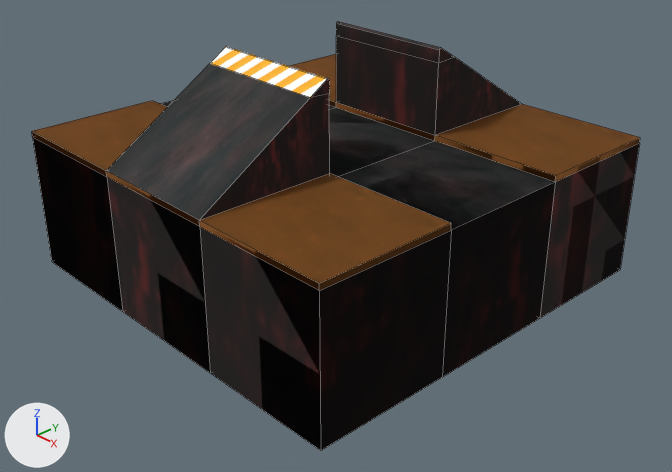
Renders of the Blender file assets/sources/road.blend from each side of a commit.
Rendered twice from a camera (50 mm lens) standing at (1.494, -1.398, 0.765) and looking at (0.06, -0.048, -0.212). Every picture has the same lights, and +X, +Y and +Z are marked at lower left. Mesh edges are drawn as thin lines.

Before the edit, the objects in view are built like this:
```python
me_tile_road_001 = bpy.data.meshes.new('tile_road.001')
me_tile_road_001.from_pydata(...)  # 64 vertices, 61 faces; spans x -0.5..0.5, y -0.5..0.5, z -0.332..0.219
# faces by material slot: [8, 27, 24, 2]
me_tile_road_001.materials.append(mat_tile_road)  # picture img_tile_road_png
me_tile_road_001.materials.append(mat_material_001)  # picture img_tile_grass_png
me_tile_road_001.materials.append(mat_material_002)  # picture img_tile_dirt_png
me_tile_road_001.materials.append(mat_material)  # picture img_road_marking_png
me_tile_road_003 = bpy.data.meshes.new('tile_road.003')
me_tile_road_003.from_pydata(...)  # 48 vertices, 45 faces; spans x -0.5..0.5, y -0.5..0.5, z -0.332..0.014
# faces by material slot: [4, 29, 12]
me_tile_road_003.materials.append(mat_tile_road)  # picture img_tile_road_png
me_tile_road_003.materials.append(mat_material_001)  # picture img_tile_grass_png
me_tile_road_003.materials.append(mat_material_002)  # picture img_tile_dirt_png
# before: 1 (-0.5, -0.5, 0.0) at pixel (32, 136), 6 (-0.5, -0.167, 0.0), 8 (0.5, -0.167, 0.014) at pixel (451, 223), 9 (0.5, -0.5, 0.014) at pixel (319, 283), 10 (-0.5, -0.5, 0.014) at pixel (31, 131)
# before: 11 (-0.5, 0.167, 0.014), 12 (-0.5, 0.5, 0.014), 13 (0.5, 0.5, 0.014) at pixel (640, 137), 14 (0.5, 0.167, 0.014) at pixel (555, 175), 15 (-0.5, -0.167, 0.014) at pixel (152, 100)
# before: 32 (0.167, -0.5, 0.014) at pixel (199, 220), 33 (-0.167, -0.5, 0.014) at pixel (106, 170), 34 (-0.167, 0.5, 0.014), 35 (0.167, 0.5, 0.014) at pixel (522, 104), 36 (-0.167, -0.167, 0.014)
# before: 37 (0.167, -0.167, 0.014) at pixel (329, 173), 38 (-0.167, 0.167, 0.014) at pixel (336, 102), 39 (0.167, 0.167, 0.014) at pixel (435, 135)
ob_cross = bpy.data.objects.new('cross', me_tile_road_001)
ob_cross.location = (0.0, 0.0, 0.0)
ob_straight = bpy.data.objects.new('straight', me_tile_road_003)
ob_straight.location = (0.0, 0.0, 0.0)
```
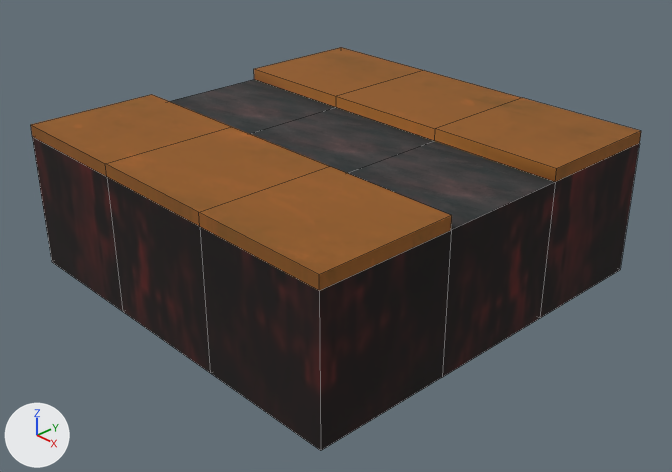
Location of each change, (x1, y1, x2, y2) in pixels of the pictures (672 x 472 px; the box of a moved part takes in the faces that stretch with it):
'straight', reshaped
    before: (32, 54, 640, 451)
    after: (31, 47, 641, 451)
'cross', hidden (black)
    before: (106, 22, 522, 220)
part 1 of me_tile_road_003, built on
    before: (32, 54, 640, 291)
    after: (31, 47, 641, 291)
part 2 of me_tile_road_001, moved or reshaped (not visible afterwards)
    before: (106, 36, 522, 220)

Edits to the bpy script that builds the scene:
```text
Change me_tile_road_003:
    used by ob_straight; location = (0.0, 0.0, 0.0)
    verts and faces of me_tile_road_003; kept vertices keep their numbers, new ones are numbered from 48
    remove me_tile_road_003.from_pydata(...)  # 48 vertices, 45 faces; spans x -0.5..0.5, y -0.5..0.5, z -0.332..0.014
    add me_tile_road_003.from_pydata(...)  # 48 vertices, 46 faces; spans x -0.5..0.5, y -0.5..0.5, z -0.332..0.03
    me_tile_road_003 part 1
    add for i in [*range(8, 16), *range(32, 40)]: verts[i] += (0.0, 0.0, 0.016)
    add faces += [(1, 10, 15, 6)]  # mat_material_001 (picture img_tile_grass_png)
Change me_tile_road_001:
    used by ob_cross; location = (0.0, 0.0, 0.0)
    remove me_tile_road_001.from_pydata(...)  # 64 vertices, 61 faces; spans x -0.5..0.5, y -0.5..0.5, z -0.332..0.219
    add me_tile_road_001.from_pydata(...)  # 64 vertices, 60 faces; spans x -0.5..0.5, y -0.5..0.5, z -0.332..0.219
    me_tile_road_001 part 2
    12 faces are deleted
    16 vertices in x -0.5..0.5, y -0.5..0.5, z 0.014 move by (0.0, 0.0, 0.016)
    2 new faces join them, mat_tile_road (picture img_tile_road_png)
    5 new faces join them, mat_material_001 (picture img_tile_grass_png)
    4 new faces join them, mat_material_002 (picture img_tile_dirt_png)
Change ob_cross:
    add ob_cross.hide_set(True)
```
